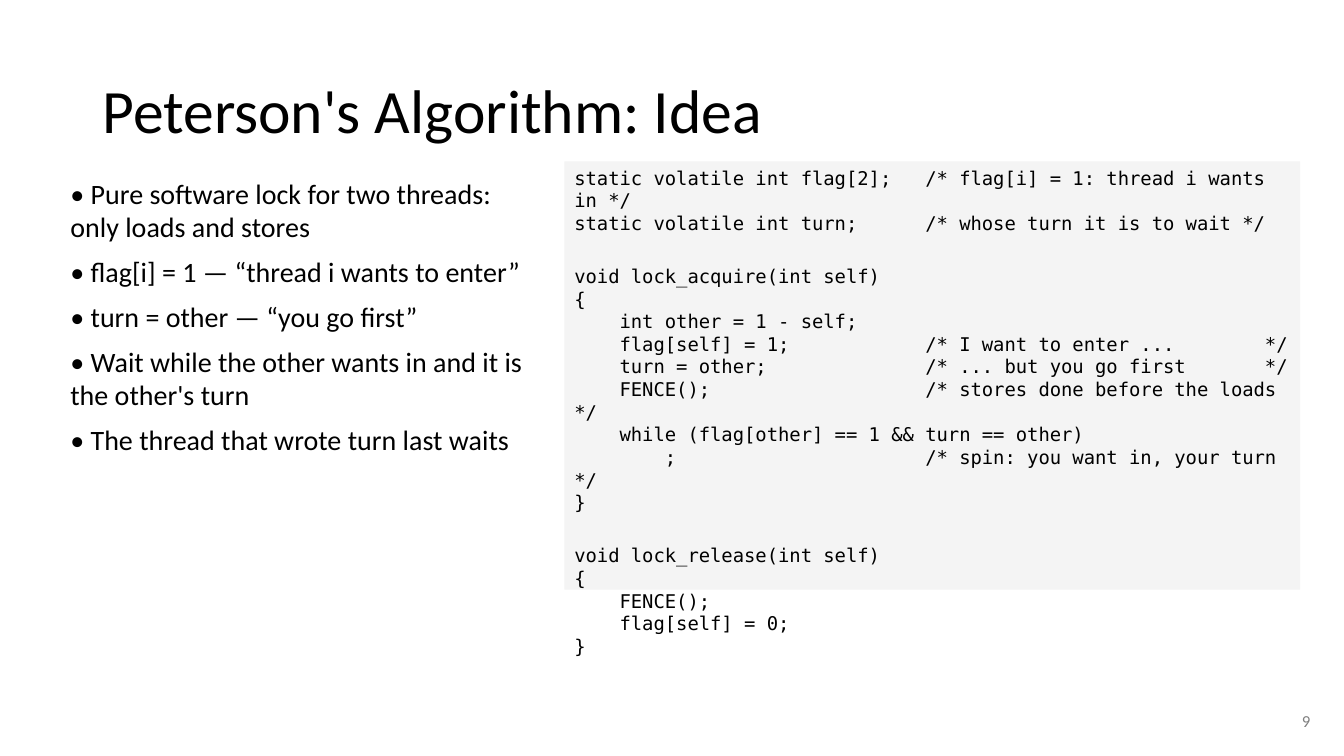
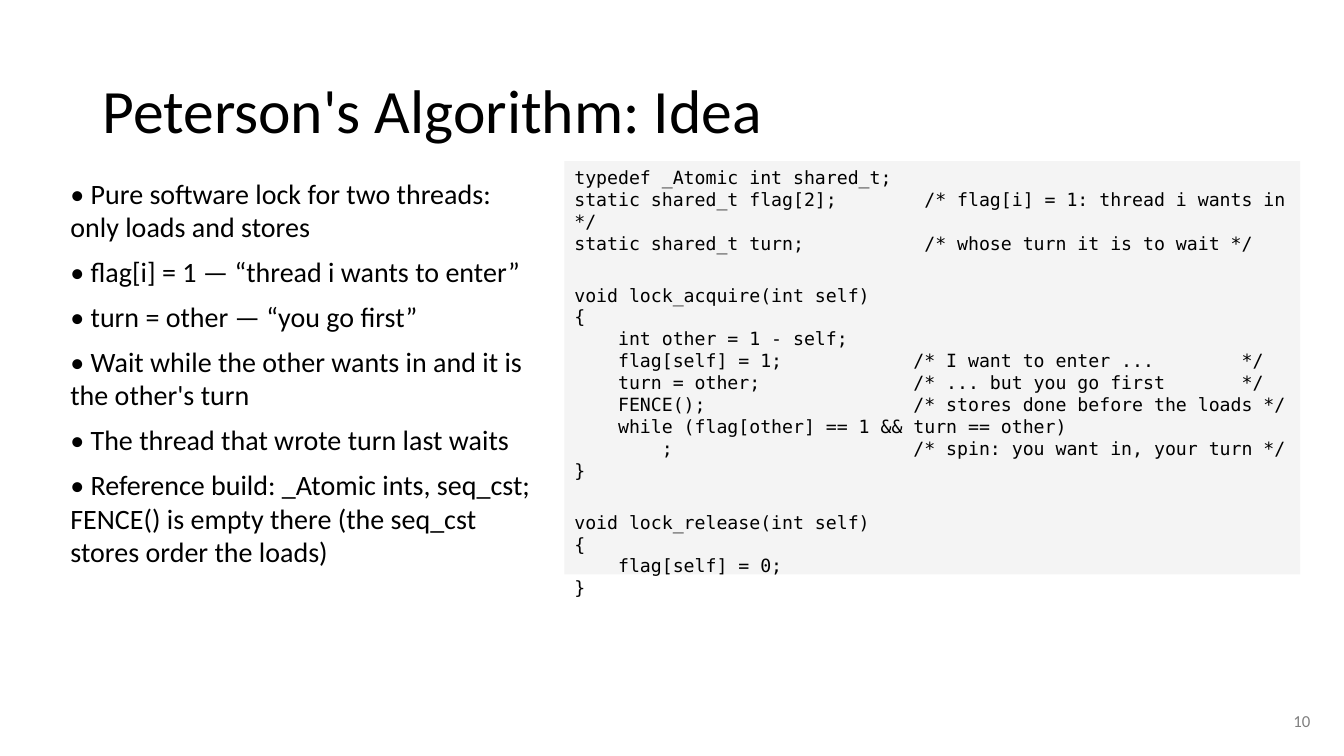
Before and after one commit to Kiatisakk/CPE333-OS, a slide deck: slide 10 of PS08/slides/PS08.pptx (slide 9 before the commit). Drawn at 1344x756 pixels with LibreOffice and Linux fonts; fonts in the diff are those of the drawing. Boxes give left, top, right and bottom in pixels: in the first picture for what was removed or moved away, otherwise in the second. Text is boxed around its words. In the diff, an @@ line names an element or a change of style, - is before the commit and + after.

```diff
--- a/PS08/slides/PS08.pptx
+++ b/PS08/slides/PS08.pptx
@@ rectangle "typedef _Atomic int shared_t;" resized from (x1=565, y1=161, x2=1301, y2=590) to (x1=565, y1=161, x2=1301, y2=575) @@
@@ text in rectangle at (x1=574, y1=170, x2=1285, y2=251): text changed; size 13.5 to 13 pt @@
-static volatile int flag[2]; /* flag[i] = 1: thread i wants in */
-static volatile int turn; /* whose turn it is to wait */
+typedef _Atomic int shared_t;
+static shared_t flag[2]; /* flag[i] = 1: thread i wants in */
+static shared_t turn; /* whose turn it is to wait */
@@ text in rectangle at (x1=574, y1=288, x2=1253, y2=576): size 13.5 to 13 pt in "void lock_acquire(int self)", "{", "int other = 1 - self;", "flag[self] = 1; /* I want to ..." and 9 more places @@
@@ text at (x1=70, y1=475, x2=530, y2=566): paragraph added @@
+• Reference build: _Atomic ints, seq_cst; FENCE() is empty there (the seq_cst stores order the loads)
@@ text in rectangle at (x1=620, y1=593, x2=711, y2=611): paragraph removed @@
-FENCE();
@@ text at (x1=1293, y1=716, x2=1310, y2=727): text changed @@
-9
+10
```
Also in this commit, not shown: 28 other slides changed, 2 slides added, 12 other files.
